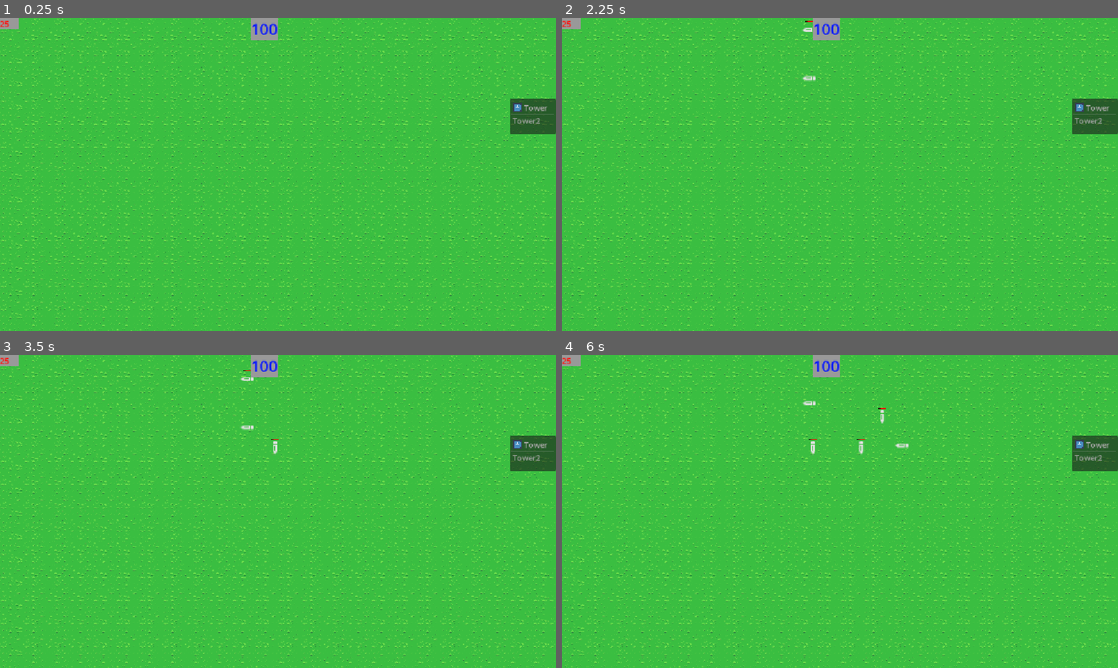
Above: before the commit, frames 1-4 (two rows, left to right).
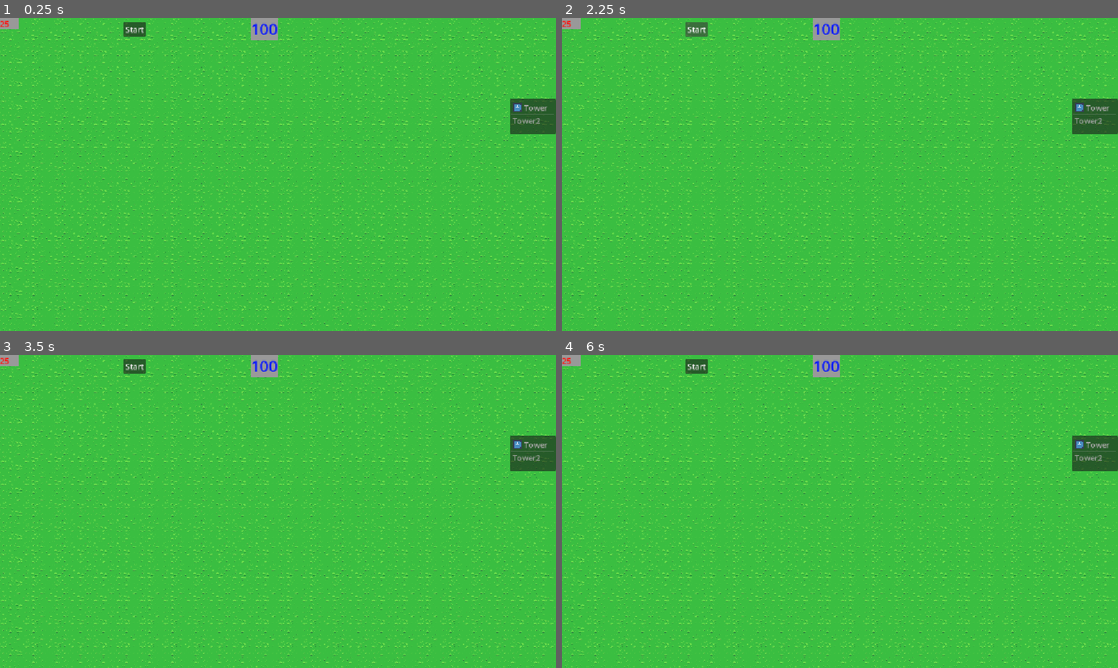
Above: after the commit, the same moments.

Repository: tstover91/Towerdefense
Game: Godot game, scene res://main.tscn
Same seed, same stepped clock (60 frames per second), same inputs: the game is played once before the commit and once after it. The engine's default icon, where the game draws it, is replaced by a stand-in: a white triangle on a blue panel in a dark square.
Inputs (mouse positions are in pixels of both pictures, inside the frame that each line leads up to):
- Up to frame 1 (0.25 s): no input
- Up to frame 2 (2.25 s): click (695, 30) at 0.5 s, where only the run after the commit has a clickable "Start"; click (695, 30) at 1.25 s, where only the run after the commit has a clickable "Start"; click (695, 30) at 2 s, where only the run after the commit has a clickable "Start"
- Up to frame 3 (3.5 s): tap Enter at 2.75 s; move the mouse to (400, 495) at 2.77 s; hold Ctrl from 2.78 s (still down); click (400, 495) at 2.92 s
- Up to frame 4 (6 s): release Ctrl at 3.5 s; tap Space at 3.5 s; drag from (728, 527) to (812, 574) at 3.52 s; move the mouse to (895, 442) at 4.27 s; hold Ctrl 4.28-5 s; click (895, 442) at 4.42 s; drag from (812, 574) to (673, 464) at 5.02 s; move the mouse to (1006, 558) at 5.77 s; hold Ctrl from 5.78 s (still down); click (1006, 558) at 5.92 s

The runs differ from the first frame. In frame 1, 0.2% of the frame differs, in the area x 22-27%, y 1-6%; in frame 2, 0.3%; in frame 3, 0.3%; in frame 4, 0.4%, in the area x 22-63%, y 1-32%.

Commit message:
start button timer

Diff:
--- a/main.gd
+++ b/main.gd
@@ -2,7 +2,6 @@
 
 @export var loop_path: bool = true
 @onready var spawntimer = $SpawnTimer
-@onready var path_follow_template: PathFollow2D = $path/spawn
 @onready var tower_list = $MainUI/ItemList
 var lives : int = 25
 var tower_scene := preload("res://tower.tscn")
@@ -15,7 +14,6 @@
 var pending_tower_cost := 0
 
 func _ready():
-	spawntimer.timeout.connect(_spawn_mob)
 	update_money()
 	update_lives()
 
@@ -46,21 +44,39 @@
 		return true
 	return false
 
+func _on_startbutton_pressed() -> void:
+	if spawntimer.paused == true :
+		start_round()
+
+
+func start_round() -> void:
+	spawntimer.start()
+	spawntimer.timeout.connect(_spawn_mob)
+
 func _spawn_mob():
 	var mob = preload("res://mob.tscn").instantiate()
 	mob.mob_killed.connect(_on_mob_killed)
-	add_child(mob)
-	var pf = path_follow_template.duplicate()
+	mob.reached_end.connect(_on_mob_reached_end)
+	var pf := PathFollow2D.new()
 	$path.add_child(pf)
+	pf.add_child(mob)
+	pf.loop = false
 	mob.set_path_follow(pf)
-	#mob.reached_end.connect(_on_reached_end)
+
+func _on_mob_reached_end(damage: int) -> void:
+	lives -= damage
+	lives = max(lives, 0)
+	update_lives()
+
+	if lives == 0:
+		game_over()
+
+func game_over():
+	@warning_ignore("standalone_expression")
+	null
 
 func _on_mob_killed(reward):
 	add_money(reward)
-
-func _on_reached_end():
-	lives -= 1
-	update_lives()
 
 func _input(event):
 	if place_mode and event is InputEventMouseButton and event.pressed:
--- a/main.tscn
+++ b/main.tscn
@@ -47,12 +47,8 @@
 [node name="path" type="Path2D" parent="." unique_id=20647985]
 curve = SubResource("Curve2D_0xm2m")
 
-[node name="spawn" type="PathFollow2D" parent="path" unique_id=503696051]
-position = Vector2(512, 0)
-rotation = 1.5707964
-
 [node name="SpawnTimer" type="Timer" parent="." unique_id=125378956]
-autostart = true
+wait_time = 3.0
 
 [node name="MainUI" type="CanvasLayer" parent="." unique_id=1125369134]
 
@@ -86,4 +82,12 @@
 theme_override_colors/font_color = Color(1, 0.0627451, 0.050980393, 1)
 theme_override_styles/normal = SubResource("StyleBoxFlat_fakjx")
 
+[node name="startbutton" type="Button" parent="MainUI" unique_id=1497233030]
+offset_left = 256.0
+offset_top = 8.0
+offset_right = 302.0
+offset_bottom = 39.0
+text = "Start"
+
 [connection signal="item_selected" from="MainUI/ItemList" to="." method="_on_item_list_item_selected"]
+[connection signal="pressed" from="MainUI/startbutton" to="." method="_on_startbutton_pressed"]
--- a/mob.gd
+++ b/mob.gd
@@ -1,28 +1,42 @@
 extends CharacterBody2D
 
-signal mob_killed(reward)
+signal mob_killed(reward: int)
+signal reached_end(damage: int)
+
 
 @export var health: int = 100
 @onready var health_bar: TextureProgressBar = $HealthBar
 @export var speed := 100.0
 var path_follow: PathFollow2D
+var finished := false
 
-func set_path_follow(pf):
+
+func set_path_follow(pf: PathFollow2D):
 	path_follow = pf
 	path_follow.progress = 0
+	position = Vector2.ZERO
 
 func _process(delta):
-	if path_follow:
-		path_follow.progress += speed * delta
-		global_position = path_follow.global_position
-		$sprite.rotation = path_follow.rotation
+	if path_follow == null or finished:
+		return
+
+	path_follow.progress += speed * delta
+
+	if path_follow.progress_ratio >= 1.0:
+		finished = true
+		reached_end.emit(1)
+		path_follow.queue_free()
 
 func _ready():
 	health_bar.value = health
 
 func die():
-	emit_signal("mob_killed", 10)
-	queue_free()
+	mob_killed.emit(10)
+
+	if is_instance_valid(path_follow):
+		path_follow.queue_free()
+	else:
+		queue_free()
 
 func apply_damage(amount: int) -> void:
 	health -= amount
